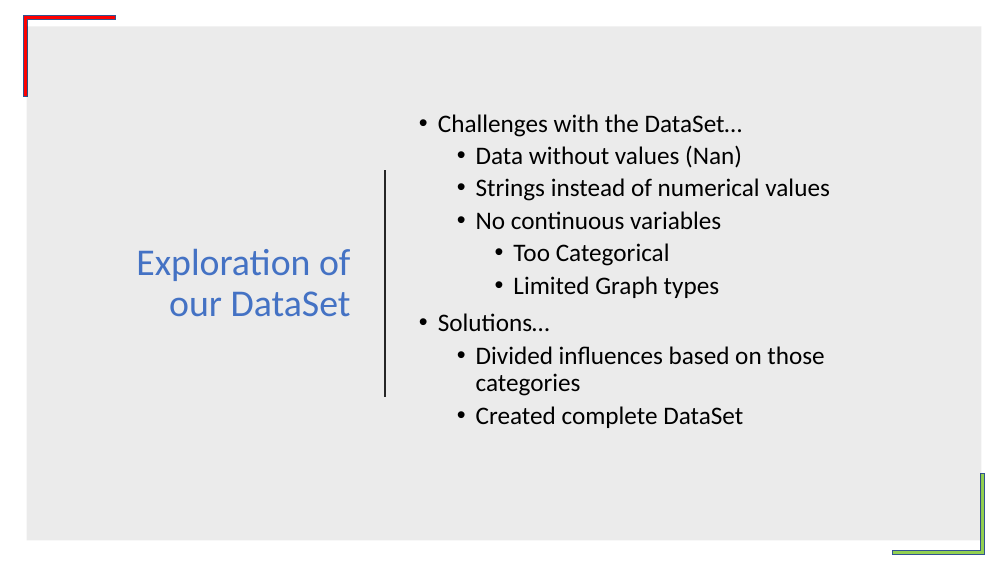
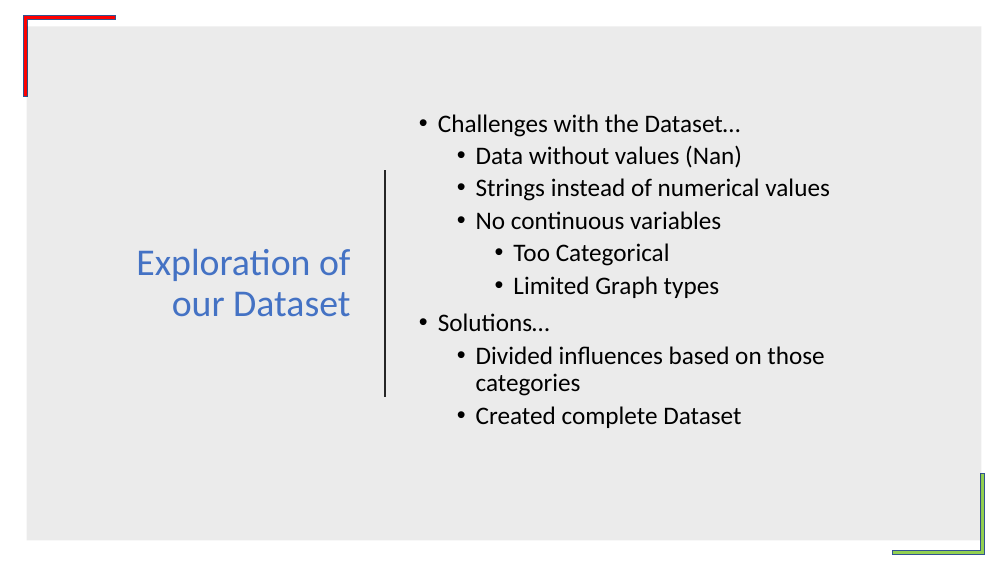
Before and after one commit to tonianderson7329/What-the-Variable, a slide deck: slide 6 of Project1Master.pptx. Drawn at 1008x567 pixels with LibreOffice and Linux fonts; fonts in the diff are those of the drawing; background and template pictures are left out. Boxes give left, top, right and bottom in pixels: in the first picture for what was removed or moved away, otherwise in the second. Text is boxed around its words. In the diff, an @@ line names an element or a change of style, - is before the commit and + after.

```diff
--- a/Project1Master.pptx
+++ b/Project1Master.pptx
@@ text at [438,114,741,137]: text changed @@
-• Challenges with the DataSet…
+• Challenges with the Dataset…
@@ title at [136,248,350,317]: text changed @@
-Exploration of our DataSet
+Exploration of our Dataset
@@ text at [476,406,741,428]: text changed @@
-  • Created complete DataSet
+  • Created complete Dataset
```
Also in this commit, not shown: 2 other slides changed, 1 slide removed, 1 other file.
